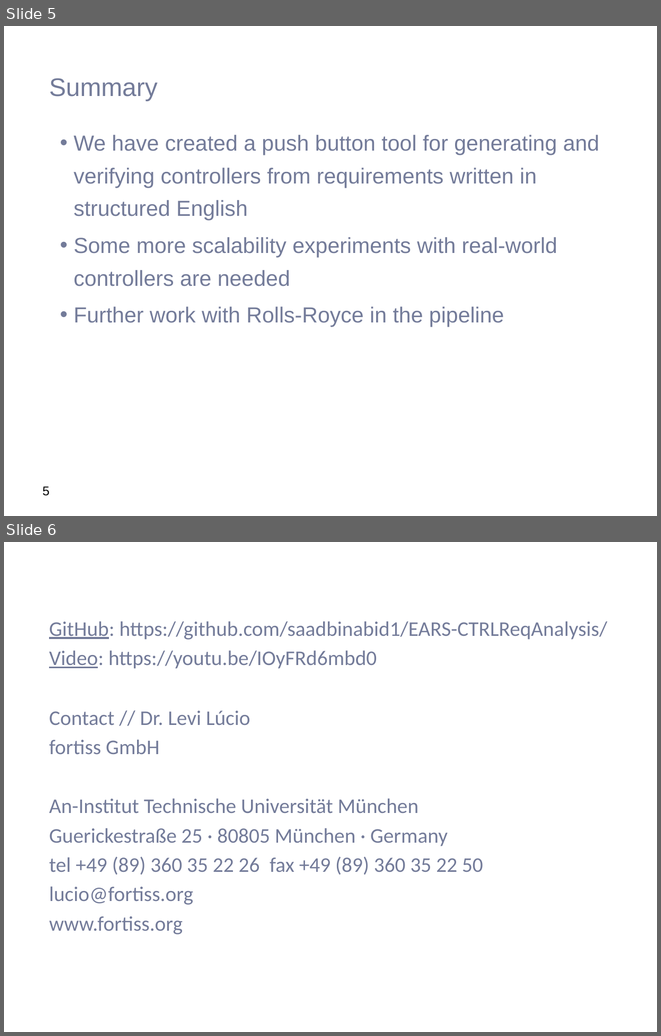
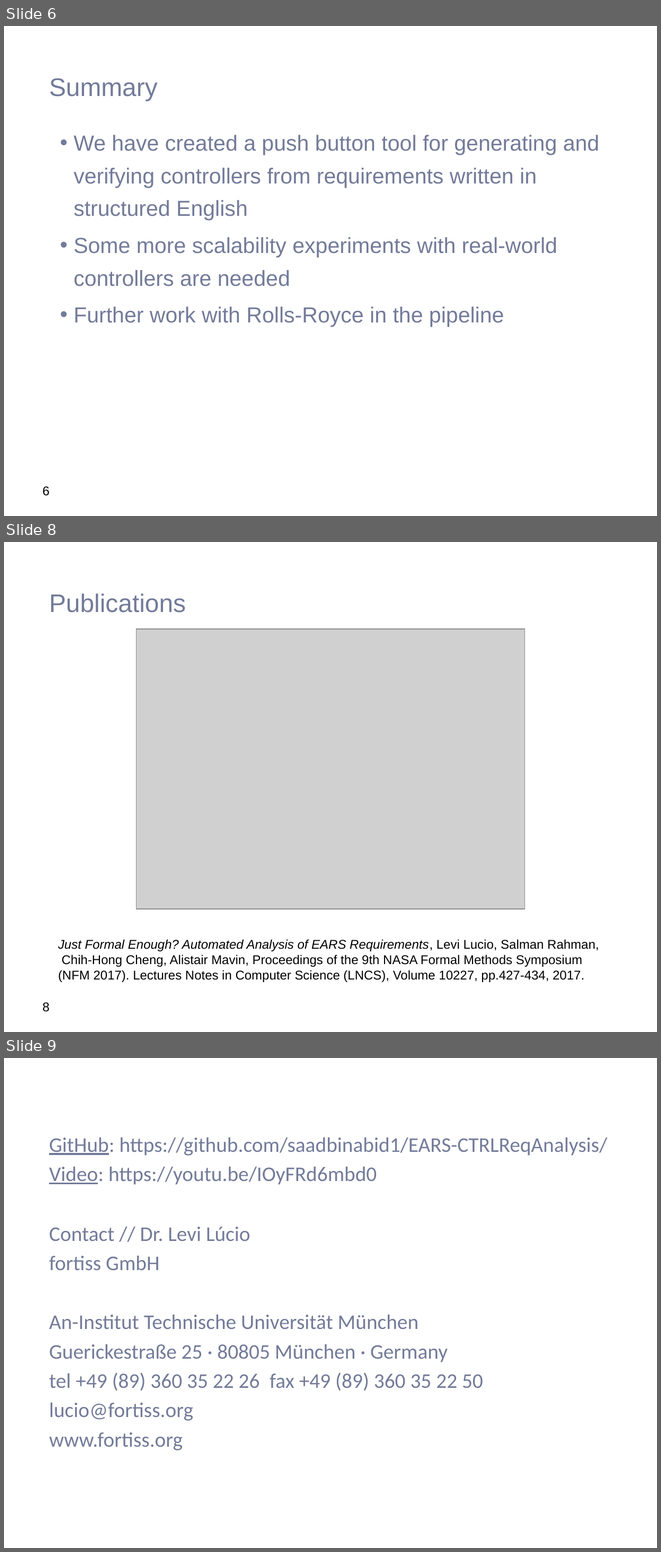
Before and after one commit to levilucio/MoDELS2017_toolpaper, a slide deck: presentation/EARS-CTRL_intro.pptx. Shown one above the other, each under a label of ours: slides 5 and 6 before the commit, slides 6, 8 and 9 after it; the slides between them are not shown. The pictures are 661x1036 and 661x1552 pixels, drawn with LibreOffice and Linux fonts; fonts in the diff are those of the drawing; grey boxes stand for pictures; background and template pictures are left out. Boxes give left, top, right and bottom in pixels: in the first picture for what was removed or moved away, otherwise in the second. Text is boxed around its words. In the diff, an @@ line names an element or a change of style, - is before the commit and + after.

```diff
--- a/presentation/EARS-CTRL_intro.pptx
+++ b/presentation/EARS-CTRL_intro.pptx
@@ slide 8 added at box(4, 542, 657, 1032), background #FFFFFF @@
@@ title added at box(49, 593, 186, 612), 28 pt, text #737B99 @@
+Publications
@@ picture added at box(136, 629, 525, 909) @@
@@ text added at box(58, 939, 599, 982), 14 pt, text #000000 @@
+Just Formal Enough? Automated Analysis of EARS Requirements, Levi Lucio, Salman Rahman,
+Chih-Hong Cheng, Alistair Mavin, Proceedings of the 9th NASA Formal Methods Symposium
+(NFM 2017). Lectures Notes in Computer Science (LNCS), Volume 10227, pp.427-434, 2017.
@@ page number added at box(43, 1002, 50, 1012), 14 pt, text #000000 @@
+8
@@ what was slide 5 is now slide 6 @@
@@ page number at box(43, 486, 50, 496): text changed @@
-5
+6
@@ what was slide 6 is now slide 9 @@
```
Also in this commit, not shown: 1 slide changed, 2 other slides added, 41 other files.
